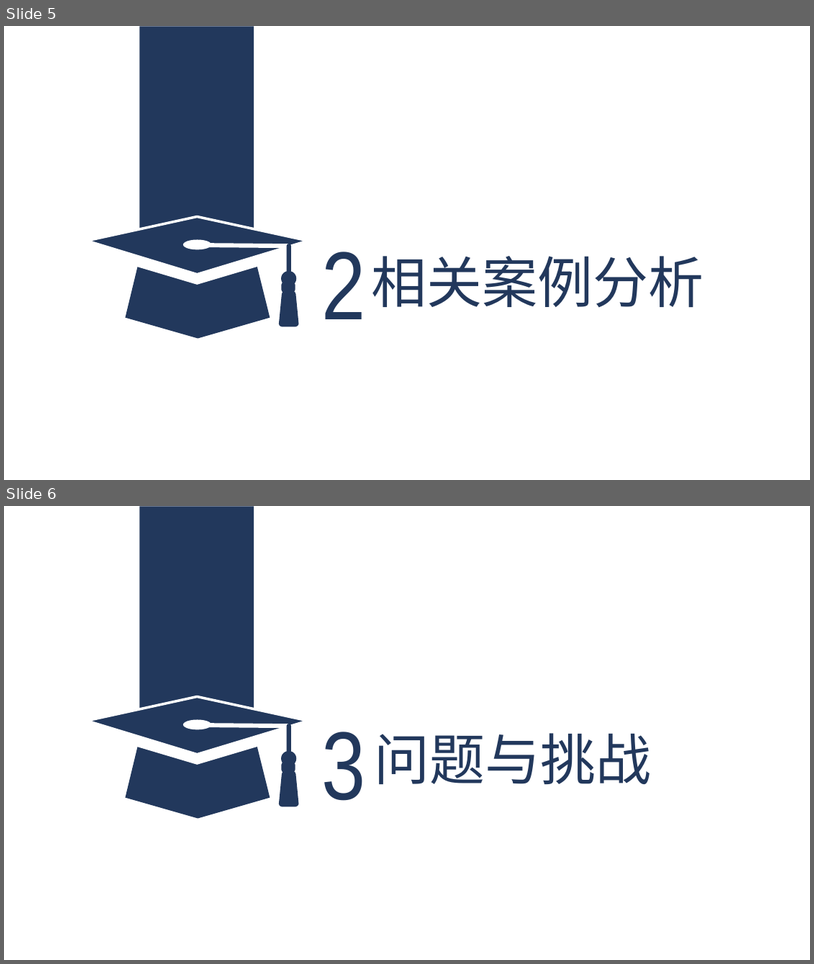
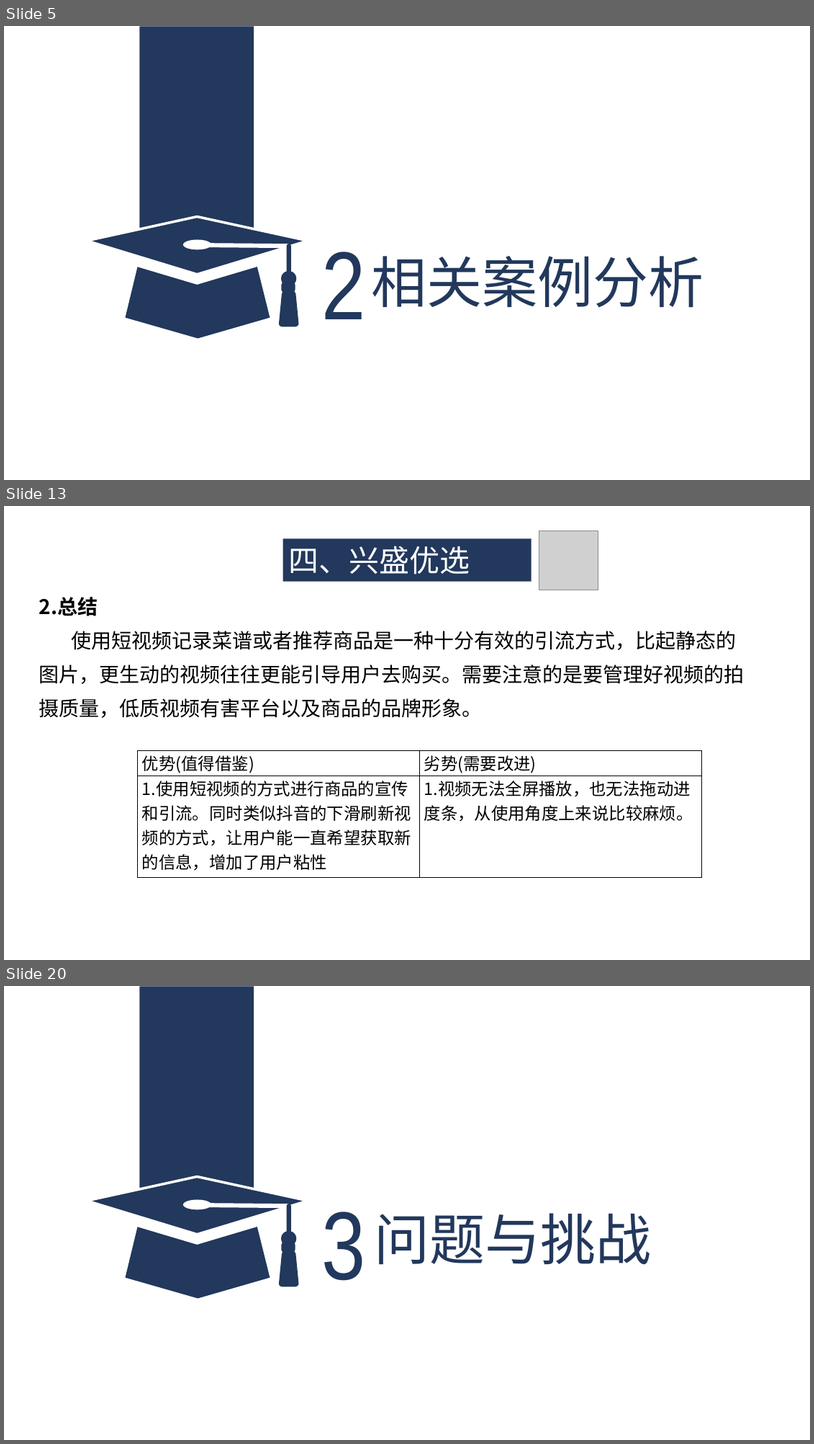
Before and after one commit to ZUCC-SRA2021-G05/Community-GB, a slide deck: 其他/软件项目管理原理与实践/软件项目管理原理与实践-主题确认/G05主题确认.pptx. Shown one above the other, each under a label of ours: slides 5 and 6 before the commit, slides 5, 13 and 20 after it; the slides between them are not shown. The pictures are 814x964 and 814x1444 pixels, drawn with LibreOffice and Linux fonts; fonts in the diff are those of the drawing; grey boxes stand for pictures. Boxes give left, top, right and bottom in pixels: in the first picture for what was removed or moved away, otherwise in the second. Text is boxed around its words. In the diff, an @@ line names an element or a change of style, - is before the commit and + after.

```diff
--- a/其他/软件项目管理原理与实践/软件项目管理原理与实践-主题确认/G05主题确认.pptx
+++ b/其他/软件项目管理原理与实践/软件项目管理原理与实践-主题确认/G05主题确认.pptx
@@ slide 13 added at [4,506,810,960], background #FFFFFF @@
@@ rectangle added at [283,538,532,582], fill #22385C, 36 pt, text #FFFFFF @@
+四、兴盛优选
@@ picture added at [540,530,598,590] @@
@@ text added at [39,597,745,718], 24 pt, text #000000 @@
+2.总结
+使用短视频记录菜谱或者推荐商品是一种十分有效的引流方式，比起静态的图片，更生动的视频往往更能引导用户去购买。需要注意的是要管理好视频的拍摄质量，低质视频有害平台以及商品的品牌形象。
@@ table added at [138,750,702,878], 2 rows, 2 columns @@
+优势(值得借鉴) | 劣势(需要改进)
+1.使用短视频的方式进行商品的宣传和引流。同时类似抖音的下滑刷新视频的方式，让用户能一直希望获取新的信息，增加了用户粘性 | 1.视频无法全屏播放，也无法拖动进度条，从使用角度上来说比较麻烦。
@@ what was slide 6 is now slide 20 @@
```
Also in this commit, not shown: 13 other slides added.
